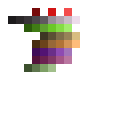
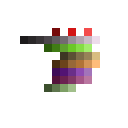
The second 128 × 128 image is a revision of the first. Changes to its layers:
painted on "Pallette" over [8,8,100,92]
